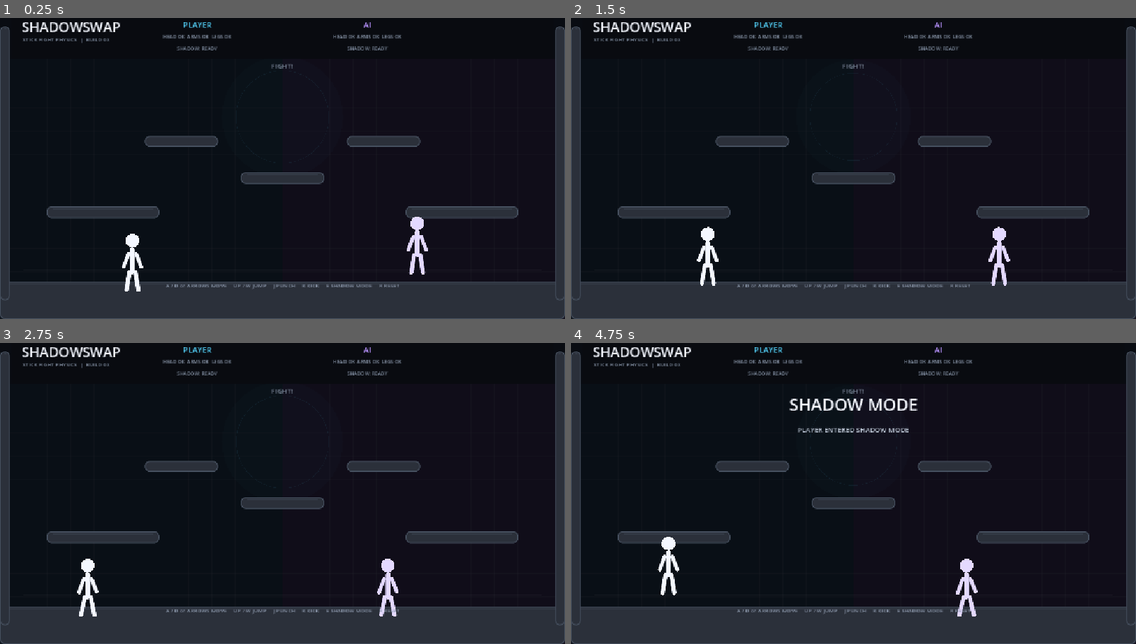
Above: before the commit, frames 1-4 (two rows, left to right).
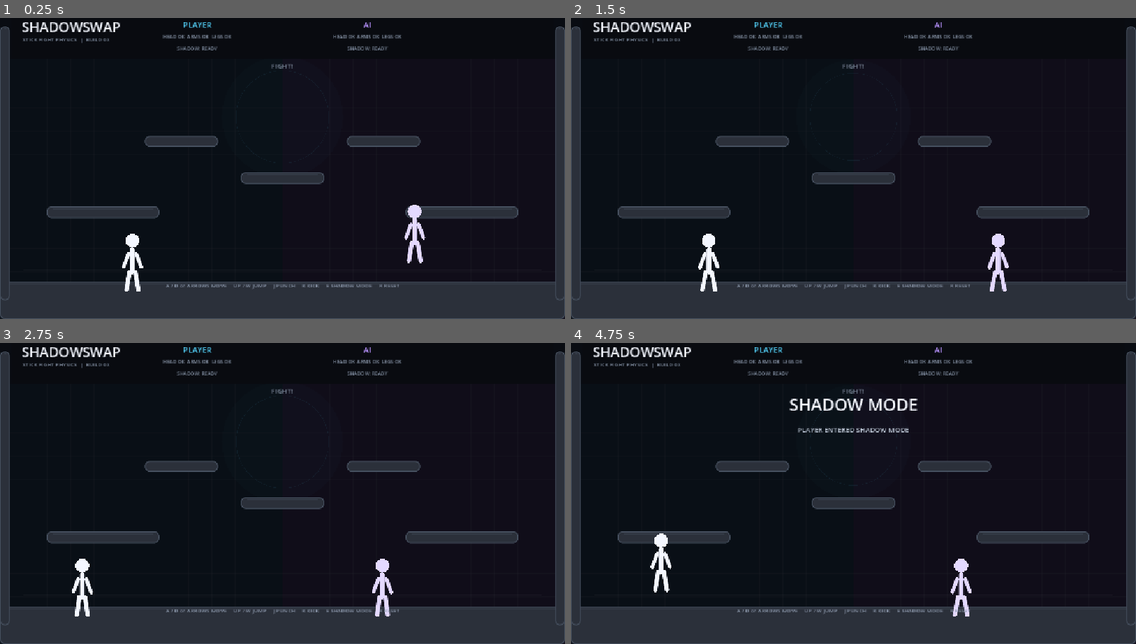
Above: after the commit, the same moments.

Repository: divanburke/ShadowSwap
Game: Godot game, scene res://main.tscn
Same seed, same stepped clock (60 frames per second), same inputs: the game is played once before the commit and once after it.
Inputs:
- Up to frame 1 (0.25 s): no input
- Up to frame 2 (1.5 s): tap Enter at 0.5 s; hold D from 0.53 s (still down); tap R at 0.6, 1.35 s; tap Up at 0.77 s
- Up to frame 3 (2.75 s): tap Up at 1.52 s; release D at 2.03 s; hold A from 2.03 s (still down); hold J from 2.03 s (still down); tap R at 2.3 s
- Up to frame 4 (4.75 s): release A at 2.78 s; release J at 2.78 s; hold D 2.78-4.28 s; tap K at 2.85 s; tap Up at 3.02, 3.77, 4.52 s; tap R at 3.05, 3.8, 4.35 s; hold E 3.53-4.28 s; hold A from 4.28 s (still down)

The runs differ from the first frame. In frame 1, 0.4% of the frame differs, in the area x 71-76%, y 62-86%; in frame 2, 0.7%; in frame 3, 1.0%; in frame 4, 1.0%, in the area x 14-72%, y 63-91%.

Commit message:
Align fighters with floor and update build label

Diff:
--- a/scripts/main.gd
+++ b/scripts/main.gd
@@ -48,7 +48,7 @@
 		self,
 		"PLAYER",
 		true,
-		Vector2(270, 505),
+		Vector2(270, 530),
 		Color("#f4f7ff"),
 		Color("#55d6ff")
 	)
@@ -60,7 +60,7 @@
 		self,
 		"AI",
 		false,
-		Vector2(882, 505),
+		Vector2(882, 530),
 		Color("#e4d9ff"),
 		Color("#b993ff")
 	)
